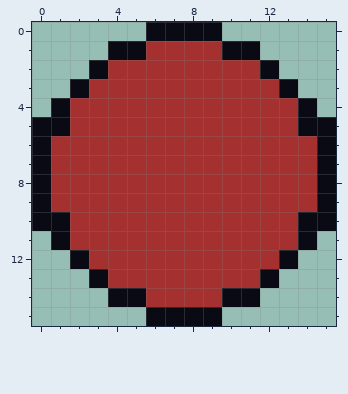
Two versions of one pixel-art file, Sprites/Ball.aseprite. Above, as it was before the edit.
16x16 pixels, 1 frame.
After:
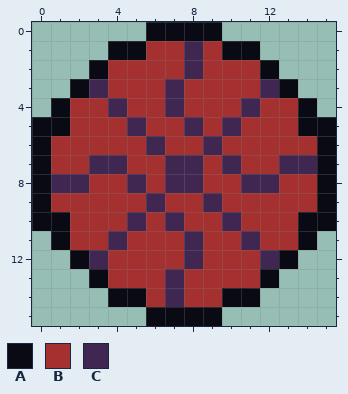
Palette (. is transparent): A #090a14  B #a53030  C #402751
Difference:
Colour B gives way to colour C in rows 1 to 2 at x 8; in row 3 at x 3, 7 and 12; in row 4 at x 4, 7 and 11; in row 5 at x 5, 8 and 10; in row 6 at x 6 and 9; in row 7 at x 3 to 4, 7 to 8, 10 and 13 to 14.
Colour B gives way to colour C in row 8 at x 1 to 2, 5, 7 to 8 and 11 to 12; in row 9 at x 6 and 9; in row 10 at x 5, 7 and 10; in row 11 at x 4, 8 and 11; in row 12 at x 3, 8 and 12; in rows 13 to 14 at x 7.
Boxes around the changes in both pictures, in picture pixels (x1, y1, x2, y2):
changed: (51, 41, 317, 307)
